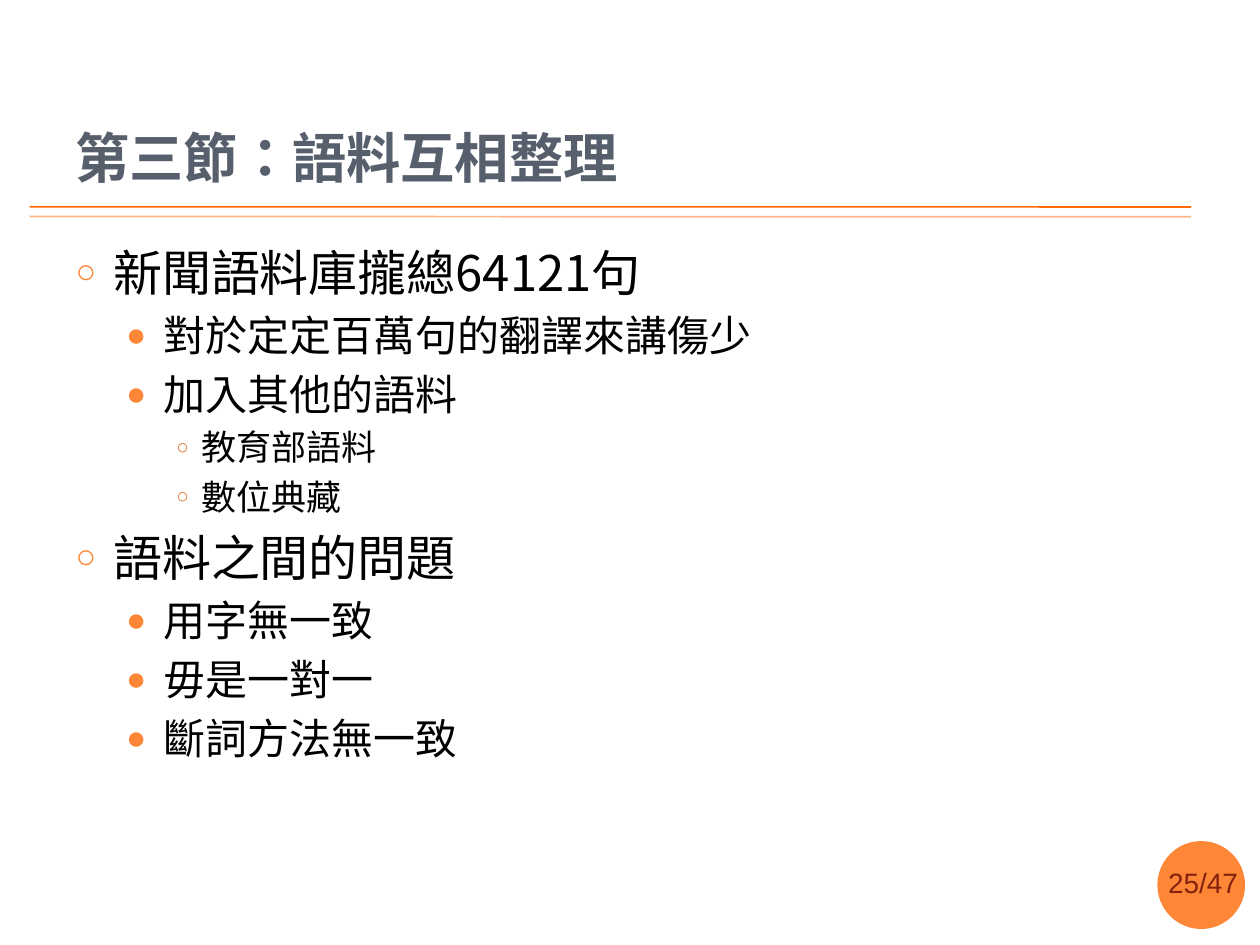
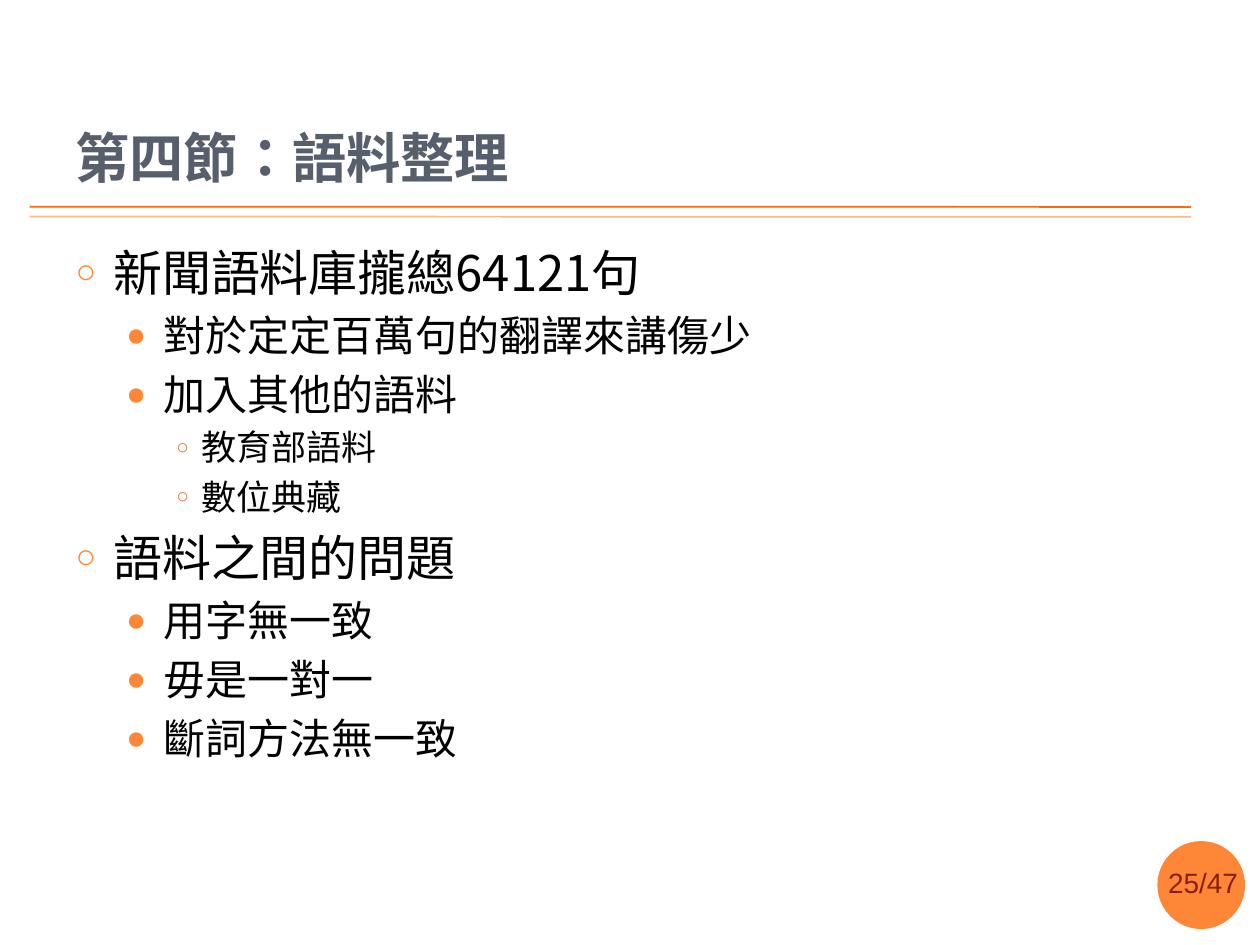
Before and after one commit to sih4sing5hong5/po3-ko3_tau5-iann2-phinn3, a slide deck: slide 25 of 翻譯報告.pptx. Drawn at 1260x945 pixels with LibreOffice and Linux fonts; fonts in the diff are those of the drawing; background and template pictures are left out. Boxes give left, top, right and bottom in pixels: in the first picture for what was removed or moved away, otherwise in the second. Text is boxed around its words. In the diff, an @@ line names an element or a change of style, - is before the commit and + after.

```diff
--- a/翻譯報告.pptx
+++ b/翻譯報告.pptx
@@ title at (75,131,509,183): text changed @@
-第三節：語料互相整理
+第四節：語料整理
```
Also in this commit, not shown: 6 other slides changed.
